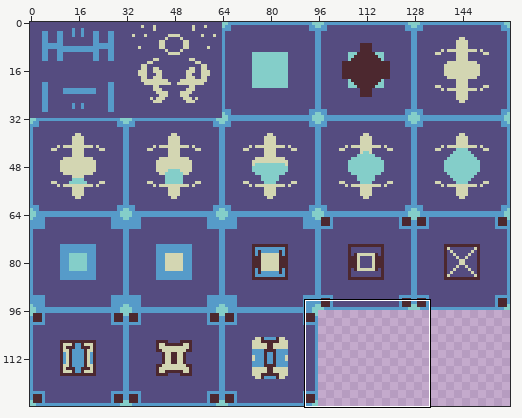
A sprite sheet gets an edit: assets/tiles.png. The picture above shows the old version from afar; the outline marks the close-up.
Close-up. Earlier state:
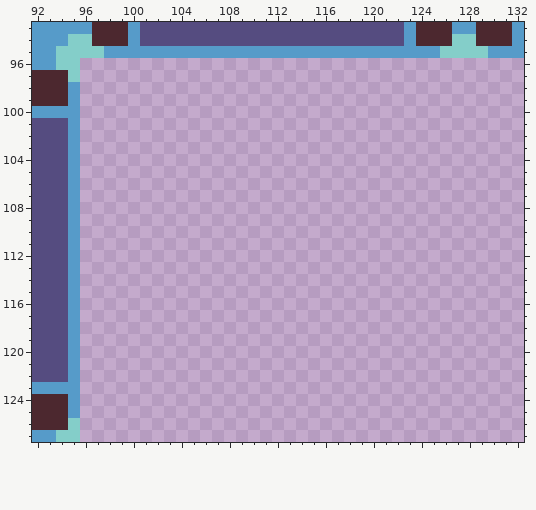
The file is 160x128 pixels. Shown: x 92..132, y 93..127.
After:
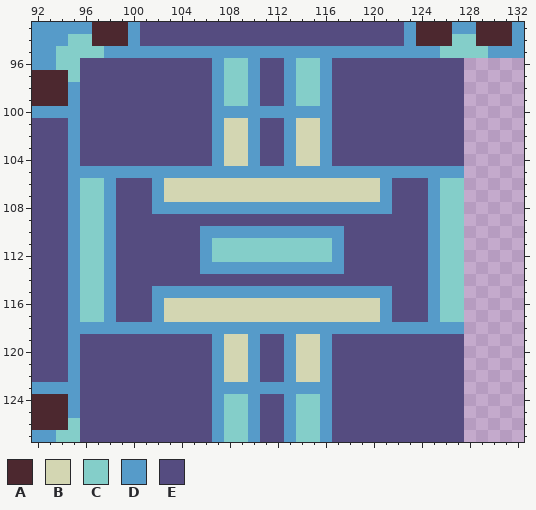
Palette (. is transparent): A #4c282f  B #d3d6b2  C #84cec9  D #569bc9  E #554c80
Edits made:
Changed rows in their new state; - is an unchanged pixel.
first column x 96:
 96 EEEEEEEEEEEDCCDEEDCCDEEEEEEEEEEE
 97 EEEEEEEEEEEDCCDEEDCCDEEEEEEEEEEE
 98 EEEEEEEEEEEDCCDEEDCCDEEEEEEEEEEE
 99 EEEEEEEEEEEDCCDEEDCCDEEEEEEEEEEE
100 EEEEEEEEEEEDDDDDDDDDDEEEEEEEEEEE
101 EEEEEEEEEEEDBBDEEDBBDEEEEEEEEEEE
102 EEEEEEEEEEEDBBDEEDBBDEEEEEEEEEEE
103 EEEEEEEEEEEDBBDEEDBBDEEEEEEEEEEE
104 EEEEEEEEEEEDBBDEEDBBDEEEEEEEEEEE
105 DDDDDDDDDDDDDDDDDDDDDDDDDDDDDDDD
106 CCDEEEDBBBBBBBBBBBBBBBBBBDEEEDCC
107 CCDEEEDBBBBBBBBBBBBBBBBBBDEEEDCC
108 CCDEEEDDDDDDDDDDDDDDDDDDDDEEEDCC
109 CCDEEEEEEEEEEEEEEEEEEEEEEEEEEDCC
110 CCDEEEEEEEDDDDDDDDDDDDEEEEEEEDCC
111 CCDEEEEEEEDCCCCCCCCCCDEEEEEEEDCC
112 CCDEEEEEEEDCCCCCCCCCCDEEEEEEEDCC
113 CCDEEEEEEEDDDDDDDDDDDDEEEEEEEDCC
114 CCDEEEEEEEEEEEEEEEEEEEEEEEEEEDCC
115 CCDEEEDDDDDDDDDDDDDDDDDDDDEEEDCC
116 CCDEEEDBBBBBBBBBBBBBBBBBBDEEEDCC
117 CCDEEEDBBBBBBBBBBBBBBBBBBDEEEDCC
118 DDDDDDDDDDDDDDDDDDDDDDDDDDDDDDDD
119 EEEEEEEEEEEDBBDEEDBBDEEEEEEEEEEE
120 EEEEEEEEEEEDBBDEEDBBDEEEEEEEEEEE
121 EEEEEEEEEEEDBBDEEDBBDEEEEEEEEEEE
122 EEEEEEEEEEEDBBDEEDBBDEEEEEEEEEEE
123 EEEEEEEEEEEDDDDDDDDDDEEEEEEEEEEE
124 EEEEEEEEEEEDCCDEEDCCDEEEEEEEEEEE
125 EEEEEEEEEEEDCCDEEDCCDEEEEEEEEEEE
126 EEEEEEEEEEEDCCDEEDCCDEEEEEEEEEEE
127 EEEEEEEEEEEDCCDEEDCCDEEEEEEEEEEE
